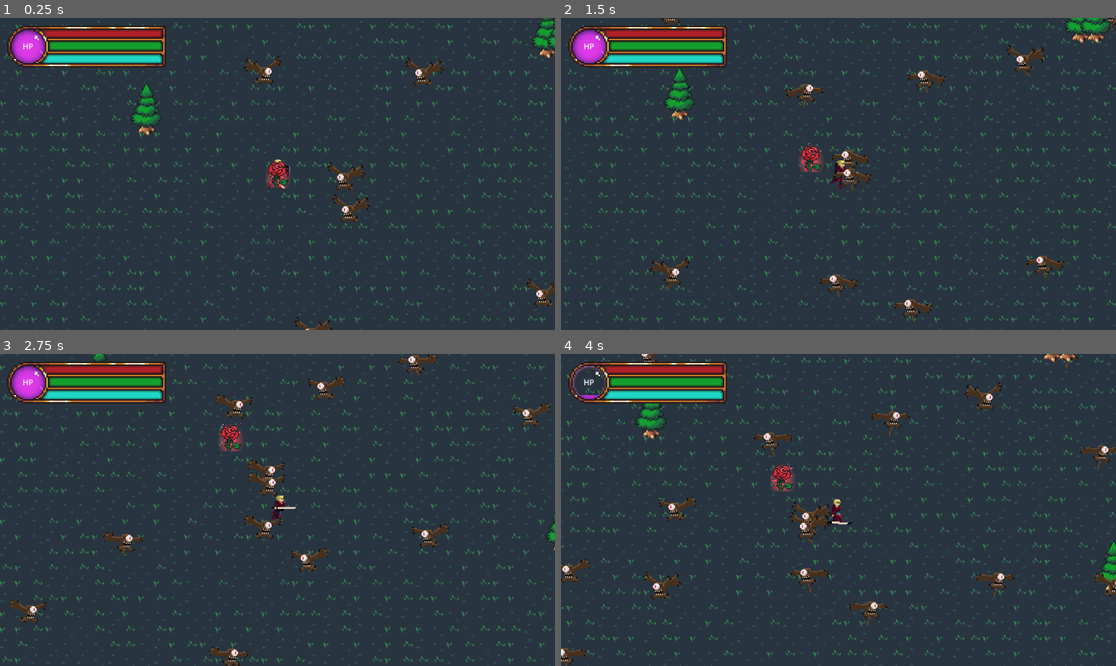
Above: before the commit, frames 1-4 (two rows, left to right).
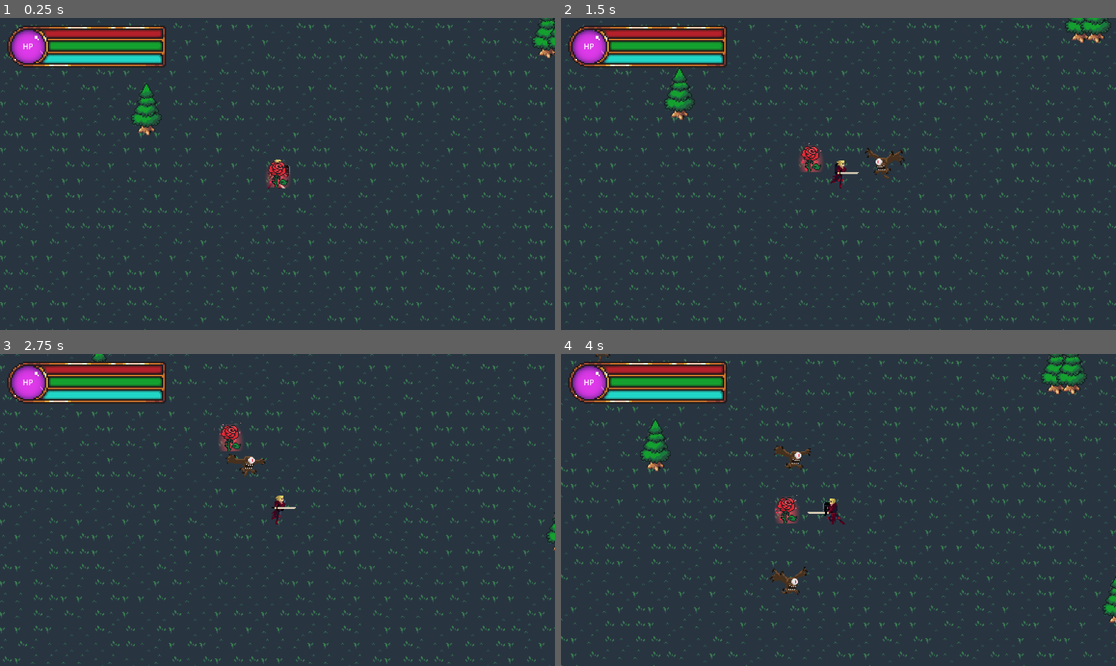
Above: after the commit, the same moments.

Repository: PolyBytes/Jame-Gam-39
Game: Godot game, scene res://Levels/Prototyping.tscn
The game is run twice, just before and just after one commit, with the same random seed, the same clock (stepped at 60 frames per second) and the same inputs.
Inputs (mouse positions are in pixels of both pictures, inside the frame that each line leads up to):
- Up to frame 1 (0.25 s): no input
- Up to frame 2 (1.5 s): move the mouse to (960, 158) at 0.52 s; hold D (move_right) 0.53-1.28 s; click (960, 158) at 0.6 s; move the mouse to (727, 189) at 1.27 s; hold S (move_down) from 1.28 s (still down); tap Space (dodge_roll) at 1.35 s
- Up to frame 3 (2.75 s): move the mouse to (333, 441) at 2.02 s; release S (move_down) at 2.03 s; hold D (move_right) from 2.03 s (still down); click (333, 441) at 2.1 s
- Up to frame 4 (4 s): move the mouse to (810, 572) at 2.77 s; release D (move_right) at 2.78 s; hold W (move_up) 2.78-3.53 s; tap Space (dodge_roll) at 2.85 s; move the mouse to (1005, 556) at 3.52 s; hold A (move_left) from 3.53 s (still down); click (1005, 556) at 3.6 s

The runs differ from the first frame. In frame 1, 1.2% of the frame differs, in the area x 43-100%, y 12-100%; in frame 2, 2.1%; in frame 3, 2.5%; in frame 4, 12%, in the area x 0-100%, y 0-100%.

Commit message:
Major Refactor of Enemy AI
- Created a State Machine system for Enemy AI.
- Added new Enemy State Machine system to Flying Eye.
- Added Charging Attack to Flying Eye Enemy.
- Need to add the Stunned State and let the Player be able to damage Flying Eyes again.

Diff:
--- a/Autoloads/SpawnManager.gd
+++ b/Autoloads/SpawnManager.gd
@@ -4,7 +4,7 @@
 var flying_eye: PackedScene = preload("res://Enemies/Flying-Eye/FlyingEye.tscn")
 
 var spawn_range: int = 500
-var enemy_count: int = 20
+var enemy_count: int = 1
 
 func _ready():
 	scene_root = get_tree().get_first_node_in_group("level")
--- a/Enemies/Base/Enemy.gd
+++ b/Enemies/Base/Enemy.gd
@@ -1,10 +1,14 @@
 class_name Enemy extends Area2D
 
 @export var attack_damage: float = 5
-@export var movement_speed: float = 30
 @export var is_alive: bool = true
 @export var max_health: int = 10
 var health: int = max_health
+var target_player: CharacterBody2D
+
+func _ready():
+	collision_layer = 0
+	set_collision_layer_value(3, true)
 
 func take_damage(damage_amount: int):
 	health = clampi(health - damage_amount, 0, max_health)
--- /dev/null
+++ b/Enemies/Base/StateMachine/EnemyStateMachine.gd
@@ -0,0 +1,36 @@
+class_name EnemyStateMachine extends Node
+
+signal state_changed(new_state: EnemyState)
+
+@export_group("Required Nodes")
+@export var parent_enemy: Enemy
+@export var initial_state: EnemyState
+
+var current_state: EnemyState
+
+func _ready():
+	assert(parent_enemy, "Parent Enemy must be set.")
+	assert(initial_state, "Initial State must be set.")
+
+	await parent_enemy.ready
+	transition_state(initial_state)
+
+func _process(delta):
+	var new_state = current_state.process_state(delta)
+
+	if new_state:
+		transition_state(new_state)
+
+func _physics_process(delta):
+	var new_state = current_state.physics_process_state(delta)
+
+	if new_state:
+		transition_state(new_state)
+
+func transition_state(new_state: EnemyState):
+	if current_state:
+		current_state.leave_state()
+
+	current_state = new_state
+	current_state.enter_state()
+	state_changed.emit(current_state)
--- /dev/null
+++ b/Enemies/Base/StateMachine/States/Attack.gd
@@ -0,0 +1 @@
+class_name AttackState extends EnemyState
--- /dev/null
+++ b/Enemies/Base/StateMachine/States/Base/EnemyState.gd
@@ -0,0 +1,19 @@
+class_name EnemyState extends Node
+
+@export_group("Required Nodes")
+@export var enemy_state_machine: EnemyStateMachine
+
+func _ready():
+	assert(enemy_state_machine, "Enemy State Machine must be set.")
+
+func enter_state():
+	pass
+
+func process_state(_delta: float) -> EnemyState:
+	return null
+
+func physics_process_state(_delta: float) -> EnemyState:
+	return null
+
+func leave_state():
+	pass
--- /dev/null
+++ b/Enemies/Base/StateMachine/States/Flank.gd
@@ -0,0 +1 @@
+class_name FlankState extends EnemyState
--- /dev/null
+++ b/Enemies/Base/StateMachine/States/Follow.gd
@@ -0,0 +1 @@
+class_name FollowState extends EnemyState
--- a/Enemies/Flying-Eye/FlyingEye.gd
+++ b/Enemies/Flying-Eye/FlyingEye.gd
@@ -1,72 +1,23 @@
-extends Enemy
+class_name FlyingEyeEnemy extends Enemy
 
 @onready var animation_tree: AnimationTree = $AnimationTree
 @onready var animation_state = animation_tree.get("parameters/playback")
-@onready var attack_cooldown: Timer = $AttackCooldownTimer
 
-@export var attack_can_hit: bool = false
-var attack_distance: float = 23
-
-var too_close_distance: float = 20
-var min_sprite_orientation_distance: float = 0
 var velocity: Vector2 = Vector2.ZERO
-var target_player: CharacterBody2D
-var distance_to_target: float
+var look_direction: int = 1
 
 func _ready():
+	super()
 	target_player = get_tree().get_first_node_in_group("player")
-	animation_state.travel("idle")
 
-func _process(delta):
-	if is_alive:
-		handle_player_targeting(delta)
-		handle_attacking()
-	elif animation_state.get_current_node() != "death":
-		animation_state.travel("death")
+func _process(_delta):
+	if not $EnemyStateMachine.current_state is FlyingEyeAttackState:
+		$Sprite2D.flip_h = true if look_direction < 0 else false
 
-func handle_player_targeting(delta: float):
-	if not target_player:
-		return
-
-	var movement_direction: Vector2 = position.direction_to(target_player.position)
-	distance_to_target = position.distance_to(target_player.position)
-
-	if distance_to_target > min_sprite_orientation_distance:
-		if target_player.is_slain:
-			$Sprite2D.flip_h = false if movement_direction.x < 0 else true
-		else:
-			$Sprite2D.flip_h = true if movement_direction.x < 0 else false
-
-	if animation_state.get_current_node() == "idle":
-		velocity = movement_direction * movement_speed * delta
-
-		if target_player.is_slain:
-			position -= velocity
-		else:
-			if distance_to_target > attack_distance:
-				position += velocity
-			elif distance_to_target < too_close_distance:
-				position -= velocity
-
-func handle_attacking():
-	if distance_to_target <= attack_distance:
-		if attack_cooldown.time_left == 0:
-			attack_cooldown.start()
-			animation_state.travel("attack")
-
-	if attack_can_hit:
-		if overlaps_body(target_player):
-			target_player.take_damage(attack_damage)
-			attack_can_hit = false
-
-func take_damage(damage_amount: int):
-	if not is_alive:
-		return
-
-	super(damage_amount)
-	animation_state.travel("take_damage")
-
-func _on_animation_tree_animation_finished(anim_name):
-	if anim_name == "death":
-		await get_tree().create_timer(3).timeout
-		queue_free()
+func _on_enemy_state_machine_state_changed(new_state):
+	if new_state is FollowState:
+		animation_state.travel("idle")
+	elif new_state is FlankState:
+		pass
+	elif new_state is AttackState:
+		animation_state.travel("attack")
--- a/Enemies/Flying-Eye/FlyingEye.tscn
+++ b/Enemies/Flying-Eye/FlyingEye.tscn
@@ -1,37 +1,29 @@
-[gd_scene load_steps=24 format=3 uid="uid://cs8mxbjjxk1h3"]
+[gd_scene load_steps=28 format=3 uid="uid://cs8mxbjjxk1h3"]
 
 [ext_resource type="Texture2D" uid="uid://dan3xuw06qi5s" path="res://Enemies/Flying-Eye/Flying-Eye-Sprite-Sheet.png" id="1_nul23"]
 [ext_resource type="Script" path="res://Enemies/Flying-Eye/FlyingEye.gd" id="1_osiu1"]
+[ext_resource type="Script" path="res://Enemies/Base/StateMachine/EnemyStateMachine.gd" id="3_kpwmy"]
+[ext_resource type="Script" path="res://Enemies/Flying-Eye/States/FlyingEyeFollowState.gd" id="4_eprum"]
+[ext_resource type="Script" path="res://Enemies/Flying-Eye/States/FlyingEyeAttackState.gd" id="5_hi02m"]
+[ext_resource type="Script" path="res://Enemies/Flying-Eye/States/FlyingEyeFlankState.gd" id="5_lt3hy"]
 
 [sub_resource type="RectangleShape2D" id="RectangleShape2D_ye4ix"]
 size = Vector2(41, 31)
 
 [sub_resource type="Animation" id="Animation_o67j0"]
 resource_name = "attack"
-length = 0.8
-tracks/0/type = "value"
-tracks/0/imported = false
-tracks/0/enabled = true
-tracks/0/path = NodePath("Sprite2D:frame")
-tracks/0/interp = 1
-tracks/0/loop_wrap = true
-tracks/0/keys = {
-"times": PackedFloat32Array(0, 0.1, 0.2, 0.3, 0.4, 0.5, 0.6, 0.7),
-"transitions": PackedFloat32Array(1, 1, 1, 1, 1, 1, 1, 1),
-"update": 1,
-"values": [8, 9, 10, 11, 12, 13, 14, 15]
-}
-tracks/1/type = "value"
-tracks/1/imported = false
-tracks/1/enabled = true
-tracks/1/path = NodePath(".:attack_can_hit")
-tracks/1/interp = 1
-tracks/1/loop_wrap = true
-tracks/1/keys = {
-"times": PackedFloat32Array(0.6, 0.7),
-"transitions": PackedFloat32Array(1, 1),
-"update": 1,
-"values": [true, false]
+length = 0.1
+tracks/0/type = "value"
+tracks/0/imported = false
+tracks/0/enabled = true
+tracks/0/path = NodePath("Sprite2D:frame")
+tracks/0/interp = 1
+tracks/0/loop_wrap = true
+tracks/0/keys = {
+"times": PackedFloat32Array(0),
+"transitions": PackedFloat32Array(1),
+"update": 1,
+"values": [8]
 }
 
 [sub_resource type="Animation" id="Animation_7fpdq"]
@@ -123,10 +115,6 @@
 
 [sub_resource type="AnimationNodeStateMachineTransition" id="AnimationNodeStateMachineTransition_brq14"]
 
-[sub_resource type="AnimationNodeStateMachineTransition" id="AnimationNodeStateMachineTransition_su5ju"]
-switch_mode = 2
-advance_mode = 2
-
 [sub_resource type="AnimationNodeStateMachineTransition" id="AnimationNodeStateMachineTransition_py42s"]
 switch_mode = 2
 advance_mode = 2
@@ -136,6 +124,8 @@
 [sub_resource type="AnimationNodeStateMachineTransition" id="AnimationNodeStateMachineTransition_ogt2h"]
 
 [sub_resource type="AnimationNodeStateMachineTransition" id="AnimationNodeStateMachineTransition_rk75s"]
+
+[sub_resource type="AnimationNodeStateMachineTransition" id="AnimationNodeStateMachineTransition_4kih3"]
 
 [sub_resource type="AnimationNodeStateMachine" id="AnimationNodeStateMachine_6cvl2"]
 states/End/position = Vector2(782, 171)
@@ -148,7 +138,7 @@
 states/idle/position = Vector2(507, 171)
 states/take_damage/node = SubResource("AnimationNodeAnimation_k6jgb")
 states/take_damage/position = Vector2(642, 274)
-transitions = ["idle", "death", SubResource("AnimationNodeSt …(231 unchanged characters)… ionNodeStateMachineTransition_brq14"), "attack", "idle", SubResource("AnimationNodeStateMachineTransition_su5ju"), "take_damage", "idle", SubResource("AnimationNodeStateMachineTransition_py42s"), "attack", "death", SubResource("AnimationNodeStateMachineTransition_rc3v4"), "take_damage", "death", SubResource("AnimationNodeStateMachineTransition_ogt2h"), "Start", "idle", SubResource("AnimationNodeStateMachineTransition_rk75s")]
+transitions = ["idle", "death", SubResource("AnimationNodeSt …(231 unchanged characters)… ionNodeStateMachineTransition_brq14"), "take_damage", "idle", SubResource("AnimationNodeStateMachineTransition_py42s"), "attack", "death", SubResource("AnimationNodeStateMachineTransition_rc3v4"), "take_damage", "death", SubResource("AnimationNodeStateMachineTransition_ogt2h"), "Start", "idle", SubResource("AnimationNodeStateMachineTransition_rk75s"), "attack", "idle", SubResource("AnimationNodeStateMachineTransition_4kih3")]
 graph_offset = Vector2(171, 66)
 
 [sub_resource type="Curve" id="Curve_thqqt"]
@@ -157,7 +147,6 @@
 
 [node name="FlyingEye" type="Area2D"]
 script = ExtResource("1_osiu1")
-attack_can_hit = null
 
 [node name="CollisionShape2D" type="CollisionShape2D" parent="."]
 position = Vector2(-2.5, -6.5)
@@ -180,11 +169,6 @@
 [node name="AnimationTree" type="AnimationTree" parent="."]
 tree_root = SubResource("AnimationNodeStateMachine_6cvl2")
 anim_player = NodePath("../AnimationPlayer")
-
-[node name="AttackCooldownTimer" type="Timer" parent="."]
-wait_time = 3.0
-one_shot = true
-autostart = true
 
 [node name="CPUParticles2D" type="CPUParticles2D" parent="."]
 emitting = false
@@ -201,4 +185,31 @@
 scale_amount_max = 2.0
 scale_amount_curve = SubResource("Curve_thqqt")
 
-[connection signal="animation_finished" from="AnimationTree" to="." method="_on_animation_tree_animation_finished"]
+[node name="AttackCooldownTimer" type="Timer" parent="."]
+wait_time = 5.0
+one_shot = true
+
+[node name="EnemyStateMachine" type="Node" parent="." node_paths=PackedStringArray("parent_enemy", "initial_state")]
+script = ExtResource("3_kpwmy")
+parent_enemy = NodePath("..")
+initial_state = NodePath("FlyingEyeFollowState")
+
+[node name="FlyingEyeFollowState" type="Node" parent="EnemyStateMachine" node_paths=PackedStringArray("flank_state", "enemy_state_machine")]
+script = ExtResource("4_eprum")
+flank_state = NodePath("../FlyingEyeFlankState")
+enemy_state_machine = NodePath("..")
+
+[node name="FlyingEyeFlankState" type="Node" parent="EnemyStateMachine" node_paths=PackedStringArray("attack_state", "follow_state", "attack_cooldown_timer", "enemy_state_machine")]
+script = ExtResource("5_lt3hy")
+attack_state = NodePath("../FlyingEyeAttackState")
+follow_state = NodePath("../FlyingEyeFollowState")
+attack_cooldown_timer = NodePath("../../AttackCooldownTimer")
+enemy_state_machine = NodePath("..")
+
+[node name="FlyingEyeAttackState" type="Node" parent="EnemyStateMachine" node_paths=PackedStringArray("follow_state", "enemy_state_machine")]
+script = ExtResource("5_hi02m")
+follow_state = NodePath("../FlyingEyeFollowState")
+enemy_state_machine = NodePath("..")
+
+[connection signal="body_entered" from="." to="." method="_on_body_entered"]
+[connection signal="state_changed" from="EnemyStateMachine" to="." method="_on_enemy_state_machine_state_changed"]
--- /dev/null
+++ b/Enemies/Flying-Eye/States/FlyingEyeAttackState.gd
@@ -0,0 +1,42 @@
+class_name FlyingEyeAttackState extends AttackState
+
+@export_group("Transitionable States")
+@export var follow_state: FlyingEyeFollowState
+
+@export var charge_speed: float = 200
+@export var time_seconds_before_charging: float = 0.2
+@export var attack_end_distance: float = 250
+
+var parent_enemy: FlyingEyeEnemy
+var target_vector: Vector2
+var target_player_position: Vector2
+
+func _ready():
+	super()
+	assert(follow_state, "Follow State must be set.")
+
+func enter_state():
+	parent_enemy = enemy_state_machine.parent_enemy
+	var target_player: Player = enemy_state_machine.parent_enemy.target_player
+
+	if not target_player or not parent_enemy:
+		return follow_state
+
+	parent_enemy.velocity = Vector2.ZERO
+
+	await get_tree().create_timer(time_seconds_before_charging).timeout
+
+	target_player_position = target_player.position
+	target_vector = parent_enemy.position.direction_to(target_player_position)
+	parent_enemy.velocity = target_vector * charge_speed
+	parent_enemy.look_direction = sign(target_vector.x)
+
+func physics_process_state(delta: float) -> EnemyState:
+	super(delta)
+
+	parent_enemy.position += parent_enemy.velocity * delta
+
+	if parent_enemy.position.distance_to(target_player_position) >= attack_end_distance:
+		return follow_state
+
+	return null
--- /dev/null
+++ b/Enemies/Flying-Eye/States/FlyingEyeFlankState.gd
@@ -0,0 +1,63 @@
+class_name FlyingEyeFlankState extends FlankState
+
+@export_group("Transitionable States")
+@export var attack_state: FlyingEyeAttackState
+@export var follow_state: FlyingEyeFollowState
+
+@export_group("Required Nodes")
+@export var attack_cooldown_timer: Timer
+
+@export_group("State Properties")
+@export var acceleration: float = 150
+@export var max_velocity: float = 50
+@export var too_far_distance: float = 135
+@export var attack_cooldown_max_random_offset: float = 5
+
+var attack_cooldown_default_wait_time: float
+
+func _ready():
+	super()
+	assert(attack_state, "Attack State must be set.")
+	assert(attack_cooldown_timer, "Attack Cooldown Timer must be set.")
+
+	attack_cooldown_default_wait_time = attack_cooldown_timer.wait_time
+
+func enter_state():
+	super()
+
+	if attack_cooldown_timer.time_left > 0:
+		attack_cooldown_timer.start(attack_cooldown_timer.time_left)
+	else:
+		attack_cooldown_timer.start(attack_cooldown_default_wait_time + randf_range(0, attack_cooldown_max_random_offset))
+
+func physics_process_state(delta: float) -> EnemyState:
+	super(delta)
+
+	var parent_enemy = enemy_state_machine.parent_enemy
+	var target_player = enemy_state_machine.parent_enemy.target_player
+
+	if not target_player or not parent_enemy:
+		return null
+
+	var target_vector = parent_enemy.position.direction_to(target_player.position)
+	parent_enemy.look_direction = sign(target_vector.x)
+	target_vector = target_vector.rotated(deg_to_rad(90))
+	parent_enemy.velocity += target_vector * acceleration * delta
+
+	if parent_enemy.velocity.length() > max_velocity:
+		parent_enemy.velocity = parent_enemy.velocity.limit_length(max_velocity)
+
+	parent_enemy.position += parent_enemy.velocity * delta
+
+	var distance_to_target = parent_enemy.position.distance_to(target_player.position)
+
+	if distance_to_target >= too_far_distance:
+		return follow_state
+
+	if attack_cooldown_timer.time_left == 0:
+		return attack_state
+
+	return null
+
+func leave_state():
+	attack_cooldown_timer.stop()
--- /dev/null
+++ b/Enemies/Flying-Eye/States/FlyingEyeFollowState.gd
@@ -0,0 +1,50 @@
+class_name FlyingEyeFollowState extends FollowState
+
+@export_group("Transitionable States")
+@export var flank_state: FlyingEyeFlankState
+
+@export_group("State Properties")
+@export var acceleration: float = 150
+@export var max_velocity: float = 100
+@export var max_flank_distance: float = 65
+@export var min_flank_distance: float = 40
+@export var flank_random_offset_range: float = 20
+@export var max_velocity_random_offset_range: float = 50
+
+var flank_random_offset: float
+var max_velocity_random_offset: float
+
+func _ready():
+	super()
+	assert(flank_state, "Flank State must be set.")
+
+func enter_state():
+	flank_random_offset = randf_range(-flank_random_offset_range, flank_random_offset_range)
+	max_velocity_random_offset = randf_range(-max_velocity_random_offset_range, max_velocity_random_offset_range)
+
+func physics_process_state(delta: float) -> EnemyState:
+	super(delta)
+
+	var parent_enemy = enemy_state_machine.parent_enemy
+	var target_player = enemy_state_machine.parent_enemy.target_player
+
+	if not target_player or not parent_enemy:
+		return null
+
+	var target_vector = parent_enemy.position.direction_to(target_player.position)
+	parent_enemy.look_direction = sign(target_vector.x)
+	parent_enemy.velocity += target_vector * acceleration * delta
+
+	if parent_enemy.velocity.length() > (max_velocity + max_velocity_random_offset):
+		parent_enemy.velocity = parent_enemy.velocity.limit_length(max_velocity)
+
+	var distance_to_target: float = parent_enemy.position.distance_to(target_player.position)
+
+	if distance_to_target > max_flank_distance + flank_random_offset:
+		parent_enemy.position += parent_enemy.velocity * delta
+	elif distance_to_target < min_flank_distance + flank_random_offset:
+		parent_enemy.position -= parent_enemy.velocity * delta
+	else:
+		return flank_state
+
+	return null
--- a/Player/Player.gd
+++ b/Player/Player.gd
@@ -24,6 +24,8 @@
 var health: int = max_health
 
 func _ready():
+	collision_layer = 0
+	set_collision_layer_value(2, true)
 	animation_state.travel("idle")
 
 func _physics_process(delta):
--- a/project.godot
+++ b/project.godot
@@ -56,6 +56,12 @@
 ]
 }
 
+[layer_names]
+
+2d_physics/layer_1="World"
+2d_physics/layer_2="Player"
+2d_physics/layer_3="Enemies"
+
 [rendering]
 
 textures/canvas_textures/default_texture_filter=0
Binary file changed: Enemies/Flying-Eye/Flying-Eye-Sprite-Sheet.png
